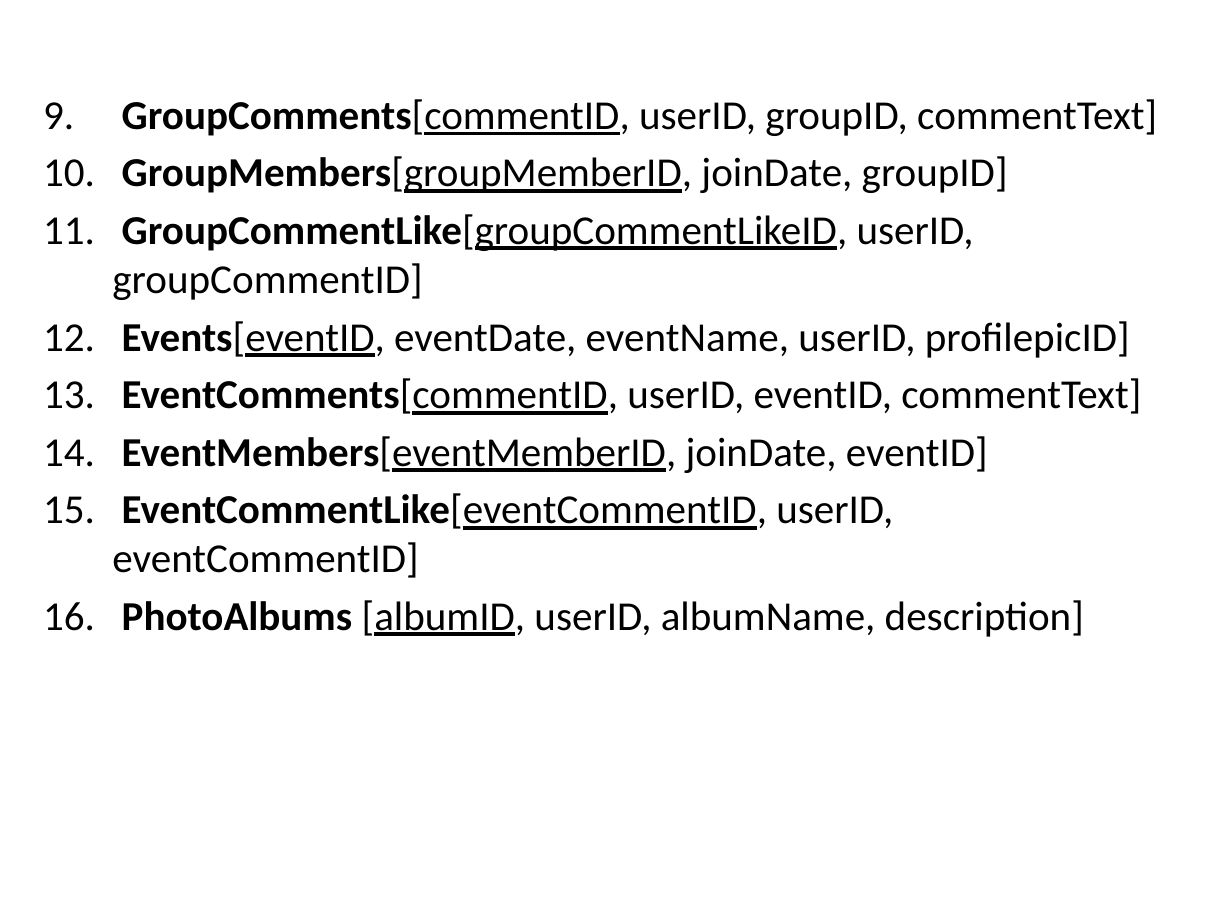
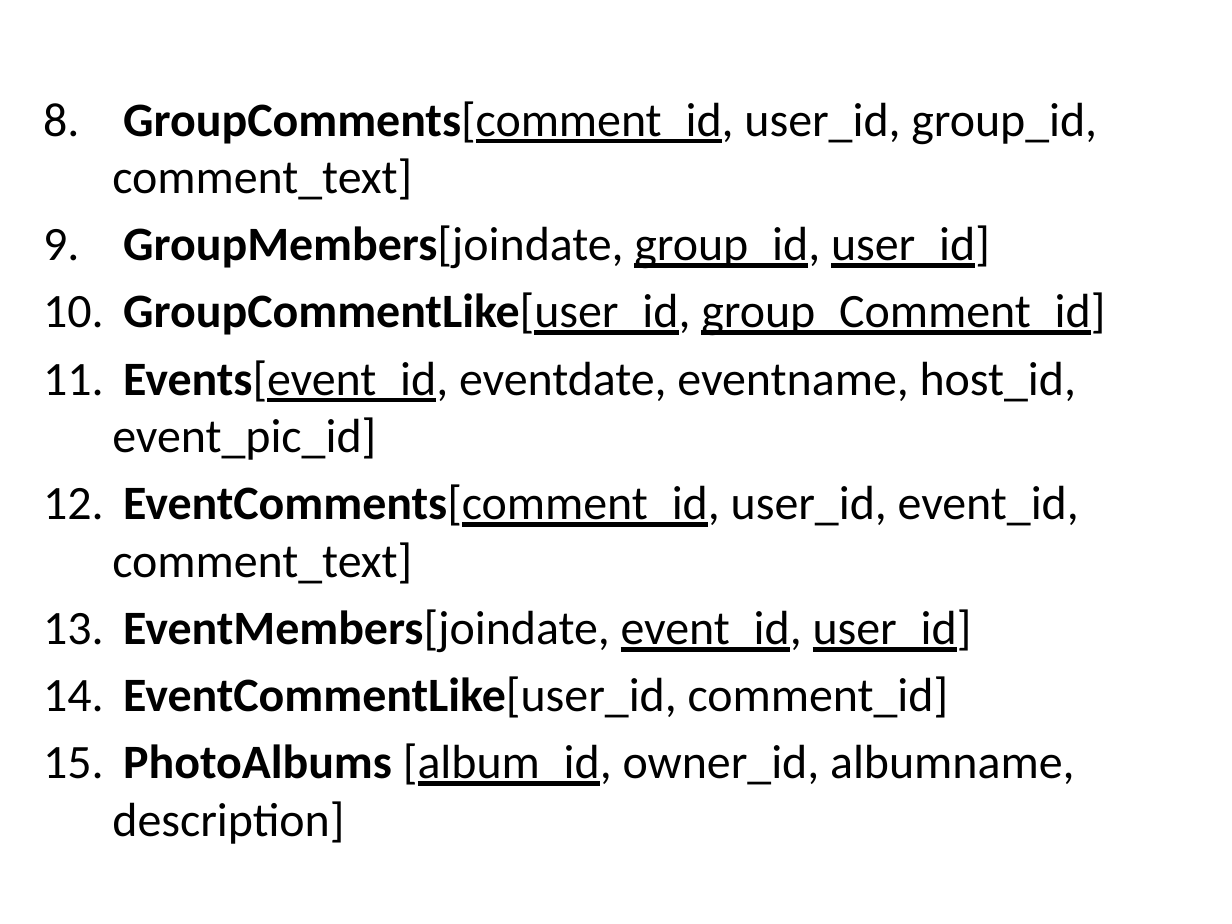
Before and after one commit to gwalda19/hairy-wookie, a slide deck: slide 14 of Minibase/FinalProject/FinalPresentation.pptx. Drawn at 1232x924 pixels with LibreOffice and Linux fonts; fonts in the diff are those of the drawing. Boxes give left, top, right and bottom in pixels: in the first picture for what was removed or moved away, otherwise in the second. Text is boxed around its words. In the diff, an @@ line names an element or a change of style, - is before the commit and + after.

```diff
--- a/Minibase/FinalProject/FinalPresentation.pptx
+++ b/Minibase/FinalProject/FinalPresentation.pptx
@@ text at [112, 101, 1105, 844]: text changed; size 24 to 28 pt @@
-9. GroupComments[commentID, userID, groupID, commentText]
-10. GroupMembers[groupMemberID, joinDate, groupID]
-11. GroupCommentLike[groupCommentLikeID, userID, groupCommentID]
-12. Events[eventID, eventDate, eventName, userID, profilepicID]
-13. EventComments[commentID, userID, eventID, commentText]
-14. EventMembers[eventMemberID, joinDate, eventID]
-15. EventCommentLike[eventCommentID, userID, eventCommentID]
-16. PhotoAlbums [albumID, userID, albumName, description]
+8. GroupComments[comment_id, user_id, group_id, comment_text]
+9. GroupMembers[joindate, group_id, user_id]
+10. GroupCommentLike[user_id, group_Comment_id]
+11. Events[event_id, eventdate, eventname, host_id, event_pic_id]
+12. EventComments[comment_id, user_id, event_id, comment_text]
+13. EventMembers[joindate, event_id, user_id]
+14. EventCommentLike[user_id, comment_id]
+15. PhotoAlbums [album_id, owner_id, albumname, description]
```
Also in this commit, not shown: 1 other slide changed.
